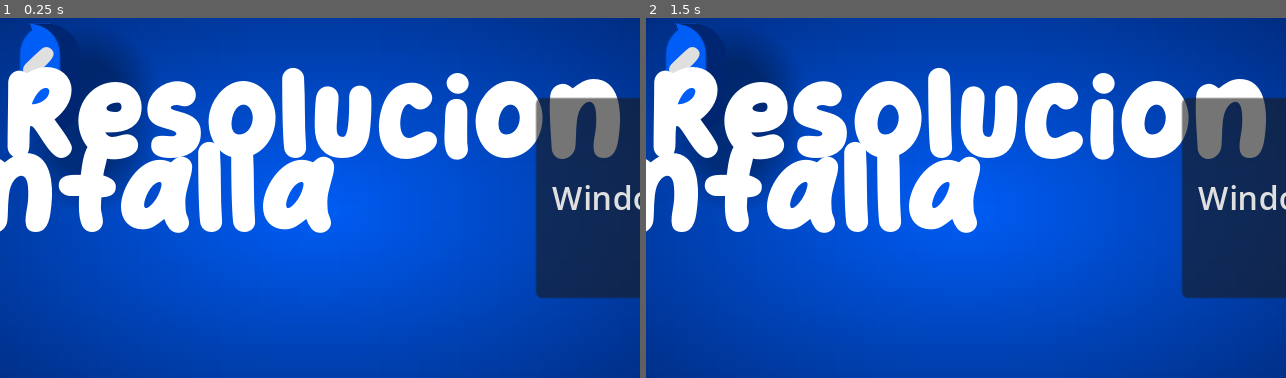
Above: before the commit, frames 1-2 (left to right).
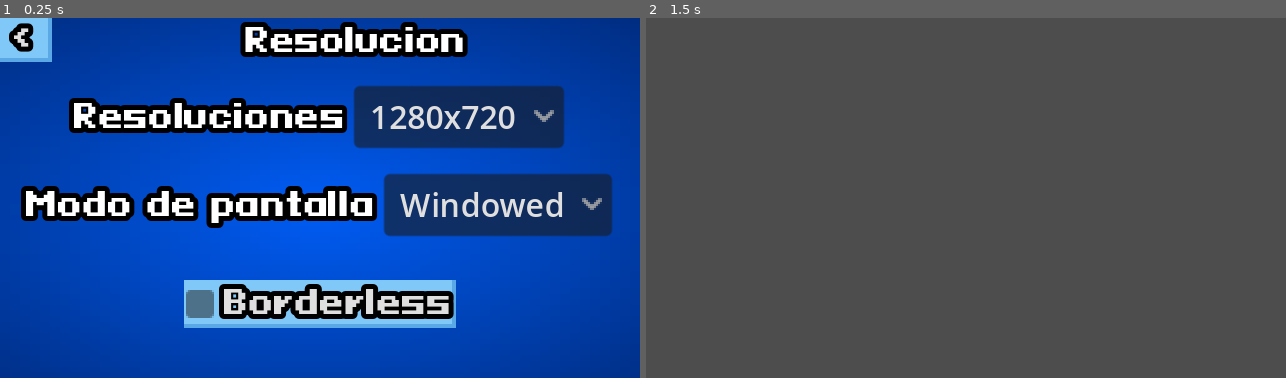
Above: after the commit, the same moments.

Repository: Alexoga9/Lame_Jam
Game: Godot game, scene res://Menu UI/Menu Principal/menu_principal.tscn
The game is run twice, just before and just after one commit, with the same random seed, the same clock (stepped at 60 frames per second) and the same inputs.
Inputs (mouse positions are in pixels of both pictures, inside the frame that each line leads up to):
- Up to frame 1 (0.25 s): no input
- Up to frame 2 (1.5 s): click "<" at 0.5 s; click (966, 57) at 1.25 s, where only the run before the commit has a clickable "Jugar"

The runs differ from the first frame. In frame 1, 47% of the frame differs, in the area x 0-100%, y 0-87%; in frame 2, 100%, in the area x 0-100%, y 0-100%.

Commit message:
Menu UI
Actualización de los controles de la UI

Diff:
--- a/Jugador/bubblemancer.tscn
+++ b/Jugador/bubblemancer.tscn
@@ -110,4 +110,4 @@
 unique_name_in_owner = true
 sprite_frames = SubResource("SpriteFrames_n2bdi")
 animation = &"Idle"
-frame_progress = 0.213507
+frame_progress = 0.844291
--- a/Menu UI/Menu Principal/Theme/theme_menu_principal.tres
+++ b/Menu UI/Menu Principal/Theme/theme_menu_principal.tres
@@ -1,50 +1,32 @@
 [gd_resource type="Theme" load_steps=6 format=3 uid="uid://buvxrjjcletgk"]
 
-[ext_resource type="FontFile" uid="uid://cqudklsn55or5" path="res://Menu UI/Menu Principal/Theme/Star Cartoon.otf" id="1_0jas5"]
+[ext_resource type="FontFile" uid="uid://yhoi0m6vfyms" path="res://Menu UI/Menu Principal/Theme/pixeloid.sans-bold.ttf" id="1_5ra5t"]
 
 [sub_resource type="StyleBoxEmpty" id="StyleBoxEmpty_kxtxy"]
 
-[sub_resource type="StyleBoxFlat" id="StyleBoxFlat_6uoj5"]
-bg_color = Color(0.269337, 0.524171, 0.999997, 1)
-border_width_right = 10
-border_width_bottom = 10
-border_color = Color(2.01187e-05, 0.323359, 0.869837, 1)
-corner_radius_top_left = 100
-corner_radius_top_right = 100
-corner_radius_bottom_right = 100
-corner_radius_bottom_left = 100
-shadow_color = Color(0, 0, 0, 0.337255)
-shadow_size = 20
-shadow_offset = Vector2(20, 20)
+[sub_resource type="StyleBoxFlat" id="StyleBoxFlat_oylaw"]
+bg_color = Color(2.77233e-05, 0.363568, 0.964426, 1)
+border_width_right = 2
+border_width_bottom = 2
+border_color = Color(4.13924e-06, 0.149936, 0.445933, 1)
 
 [sub_resource type="StyleBoxFlat" id="StyleBoxFlat_bpofa"]
-bg_color = Color(2.77233e-05, 0.363568, 0.964426, 1)
-border_width_right = 10
-border_width_bottom = 10
-border_color = Color(4.13924e-06, 0.149936, 0.445933, 1)
-corner_radius_top_left = 100
-corner_radius_top_right = 100
-corner_radius_bottom_right = 100
-corner_radius_bottom_left = 100
-shadow_color = Color(0, 0, 0, 0.337255)
-shadow_size = 20
-shadow_offset = Vector2(20, 20)
+bg_color = Color(0.498039, 0.784314, 0.972549, 1)
+border_width_right = 2
+border_width_bottom = 2
+border_color = Color(0.352941, 0.662745, 0.901961, 1)
 
 [sub_resource type="StyleBoxFlat" id="StyleBoxFlat_iyjf2"]
-bg_color = Color(1.02037e-05, 0.253312, 0.6959, 1)
-border_color = Color(2.20198e-06, 0.103525, 0.332491, 1)
-corner_radius_top_left = 100
-corner_radius_top_right = 100
-corner_radius_bottom_right = 100
-corner_radius_bottom_left = 100
-shadow_color = Color(0, 0, 0, 0.337255)
-shadow_size = 20
-shadow_offset = Vector2(20, 20)
+bg_color = Color(0.352941, 0.662745, 0.901961, 1)
 
 [resource]
-Button/fonts/font = ExtResource("1_0jas5")
+Button/constants/outline_size = 10
+Button/fonts/font = ExtResource("1_5ra5t")
 Button/styles/focus = SubResource("StyleBoxEmpty_kxtxy")
-Button/styles/hover = SubResource("StyleBoxFlat_6uoj5")
+Button/styles/hover = SubResource("StyleBoxFlat_oylaw")
 Button/styles/normal = SubResource("StyleBoxFlat_bpofa")
 Button/styles/pressed = SubResource("StyleBoxFlat_iyjf2")
-Label/fonts/font = ExtResource("1_0jas5")
+CheckBox/fonts/font = ExtResource("1_5ra5t")
+Label/colors/font_outline_color = Color(0, 0, 0, 1)
+Label/constants/outline_size = 10
+Label/fonts/font = ExtResource("1_5ra5t")
--- a/Menu UI/Menu Principal/menu_principal.tscn
+++ b/Menu UI/Menu Principal/menu_principal.tscn
@@ -26,6 +26,7 @@
 
 [node name="Menu Principal" type="Panel" parent="."]
 unique_name_in_owner = true
+visible = false
 layout_mode = 1
 anchors_preset = 15
 anchor_right = 1.0
@@ -35,51 +36,42 @@
 theme_override_styles/panel = SubResource("StyleBoxTexture_6ee3l")
 
 [node name="VBoxContainer" type="VBoxContainer" parent="Menu Principal"]
-custom_minimum_size = Vector2(500, 300)
 layout_mode = 1
 anchors_preset = 8
 anchor_left = 0.5
 anchor_top = 0.5
 anchor_right = 0.5
 anchor_bottom = 0.5
-offset_left = -250.0
-offset_top = -225.0
-offset_right = 250.0
-offset_bottom = 225.0
-grow_horizontal = 2
-grow_vertical = 2
-theme_override_constants/separation = 50
+offset_left = -57.5
+offset_top = -60.5
+offset_right = 57.5
+offset_bottom = 60.5
+grow_horizontal = 2
+grow_vertical = 2
 alignment = 1
 
 [node name="Menu" type="Label" parent="Menu Principal/VBoxContainer"]
 layout_mode = 2
 theme = ExtResource("1_rye18")
-theme_override_font_sizes/font_size = 100
 text = "Menu Principal"
 horizontal_alignment = 1
 vertical_alignment = 1
 
 [node name="Jugar" type="Button" parent="Menu Principal/VBoxContainer"]
-custom_minimum_size = Vector2(0, 150)
-layout_mode = 2
-theme = ExtResource("1_rye18")
-theme_override_font_sizes/font_size = 40
+layout_mode = 2
+theme = ExtResource("1_rye18")
 text = "Jugar"
 metadata/_edit_use_anchors_ = true
 
 [node name="Opciones" type="Button" parent="Menu Principal/VBoxContainer"]
-custom_minimum_size = Vector2(0, 100)
-layout_mode = 2
-theme = ExtResource("1_rye18")
-theme_override_font_sizes/font_size = 40
+layout_mode = 2
+theme = ExtResource("1_rye18")
 text = "Opciones"
 metadata/_edit_use_anchors_ = true
 
 [node name="Salir" type="Button" parent="Menu Principal/VBoxContainer"]
-custom_minimum_size = Vector2(0, 100)
-layout_mode = 2
-theme = ExtResource("1_rye18")
-theme_override_font_sizes/font_size = 40
+layout_mode = 2
+theme = ExtResource("1_rye18")
 text = "Salir"
 metadata/_edit_use_anchors_ = true
 
@@ -95,74 +87,47 @@
 grow_vertical = 2
 theme_override_styles/panel = SubResource("StyleBoxTexture_6ee3l")
 
-[node name="Atras" type="Button" parent="Opciones"]
-layout_mode = 1
-anchors_preset = -1
-anchor_left = 0.043
-anchor_top = 0.108
-anchor_right = 0.113
-anchor_bottom = 0.231
-offset_left = 0.464043
-offset_top = 0.0159988
-offset_right = -0.175964
-offset_bottom = 0.312012
-grow_horizontal = 2
-grow_vertical = 2
-theme = ExtResource("1_rye18")
-theme_override_font_sizes/font_size = 40
-text = "<"
-metadata/_edit_use_anchors_ = true
-
-[node name="Opciones" type="Label" parent="Opciones"]
-layout_mode = 1
-anchors_preset = -1
-anchor_left = 0.243056
-anchor_top = 0.108025
-anchor_right = 0.741549
-anchor_bottom = 0.276543
-offset_right = -0.264099
-offset_bottom = -0.200012
-grow_horizontal = 2
-theme = ExtResource("1_rye18")
-theme_override_font_sizes/font_size = 60
-text = "Opciones"
-horizontal_alignment = 1
-vertical_alignment = 1
-metadata/_edit_use_anchors_ = true
-
-[node name="Resolucion" type="Button" parent="Opciones"]
-layout_mode = 1
-anchors_preset = -1
-anchor_left = 0.0624962
-anchor_top = 0.308253
-anchor_right = 0.28
-anchor_bottom = 0.432
-offset_left = -1.99562
-offset_top = 0.25206
-offset_right = -0.559998
-offset_bottom = 0.0639954
-grow_horizontal = 2
-grow_vertical = 2
-theme = ExtResource("1_rye18")
-theme_override_font_sizes/font_size = 40
-text = "Resolucion"
-metadata/_edit_use_anchors_ = true
-
-[node name="Sonido" type="Button" parent="Opciones"]
-layout_mode = 1
-anchors_preset = -1
-anchor_left = 0.0624962
-anchor_top = 0.54
-anchor_right = 0.243
-anchor_bottom = 0.664
-offset_left = -1.99562
-offset_top = 0.0799866
-offset_right = 0.0639954
-offset_bottom = -0.272034
-grow_horizontal = 2
-grow_vertical = 2
-theme = ExtResource("1_rye18")
-theme_override_font_sizes/font_size = 40
+[node name="VBoxContainer2" type="VBoxContainer" parent="Opciones"]
+layout_mode = 1
+anchors_preset = 15
+anchor_right = 1.0
+anchor_bottom = 1.0
+grow_horizontal = 2
+grow_vertical = 2
+
+[node name="HBoxContainer" type="HBoxContainer" parent="Opciones/VBoxContainer2"]
+layout_mode = 2
+size_flags_horizontal = 0
+size_flags_vertical = 4
+
+[node name="Atras" type="Button" parent="Opciones/VBoxContainer2/HBoxContainer"]
+layout_mode = 2
+theme = ExtResource("1_rye18")
+text = " < "
+metadata/_edit_use_anchors_ = true
+
+[node name="Opciones" type="Label" parent="Opciones/VBoxContainer2/HBoxContainer"]
+layout_mode = 2
+size_flags_horizontal = 4
+theme = ExtResource("1_rye18")
+text = "            Opciones"
+metadata/_edit_use_anchors_ = true
+
+[node name="VBoxContainer" type="VBoxContainer" parent="Opciones/VBoxContainer2"]
+layout_mode = 2
+size_flags_horizontal = 4
+size_flags_vertical = 6
+
+[node name="Resolucion" type="Button" parent="Opciones/VBoxContainer2/VBoxContainer"]
+layout_mode = 2
+size_flags_vertical = 4
+theme = ExtResource("1_rye18")
+text = "  Resolucion "
+metadata/_edit_use_anchors_ = true
+
+[node name="Sonido" type="Button" parent="Opciones/VBoxContainer2/VBoxContainer"]
+layout_mode = 2
+theme = ExtResource("1_rye18")
 text = "Sonido"
 metadata/_edit_use_anchors_ = true
 
@@ -178,77 +143,52 @@
 grow_vertical = 2
 theme_override_styles/panel = SubResource("StyleBoxTexture_6ee3l")
 
-[node name="AtrasSonido" type="Button" parent="Sonido"]
-layout_mode = 1
-anchors_preset = -1
-anchor_left = 0.043
-anchor_top = 0.108
-anchor_right = 0.113
-anchor_bottom = 0.231
-offset_left = 0.464043
-offset_top = 0.0159988
-offset_right = -0.175964
-offset_bottom = 0.312012
-grow_horizontal = 2
-grow_vertical = 2
-theme = ExtResource("1_rye18")
-theme_override_font_sizes/font_size = 40
-text = "<"
-metadata/_edit_use_anchors_ = true
-
-[node name="Sonido" type="Label" parent="Sonido"]
-layout_mode = 1
-anchors_preset = -1
-anchor_left = 0.243056
-anchor_top = 0.108025
-anchor_right = 0.741549
-anchor_bottom = 0.276543
-offset_right = -0.264099
-offset_bottom = -0.200012
-grow_horizontal = 2
-theme = ExtResource("1_rye18")
-theme_override_font_sizes/font_size = 60
-text = "Sonido"
-horizontal_alignment = 1
-vertical_alignment = 1
-metadata/_edit_use_anchors_ = true
-
-[node name="MarginContainer" type="MarginContainer" parent="Sonido"]
-custom_minimum_size = Vector2(0, 50)
-layout_mode = 1
-anchors_preset = 14
-anchor_top = 0.5
-anchor_right = 1.0
-anchor_bottom = 0.5
-offset_left = 481.0
-offset_top = -68.0
-offset_right = -504.0
-offset_bottom = 25.0
-grow_horizontal = 2
-grow_vertical = 2
-
-[node name="HBoxContainer" type="HBoxContainer" parent="Sonido/MarginContainer"]
-custom_minimum_size = Vector2(200, 100)
-layout_mode = 2
-theme_override_constants/separation = 100
-
-[node name="Opciones" type="Label" parent="Sonido/MarginContainer/HBoxContainer"]
-layout_mode = 2
-theme = ExtResource("1_rye18")
-theme_override_font_sizes/font_size = 60
+[node name="VBoxContainer" type="VBoxContainer" parent="Sonido"]
+layout_mode = 1
+anchors_preset = 15
+anchor_right = 1.0
+anchor_bottom = 1.0
+grow_horizontal = 2
+grow_vertical = 2
+
+[node name="HBoxContainer2" type="HBoxContainer" parent="Sonido/VBoxContainer"]
+layout_mode = 2
+
+[node name="AtrasSonido" type="Button" parent="Sonido/VBoxContainer/HBoxContainer2"]
+layout_mode = 2
+theme = ExtResource("1_rye18")
+text = " < "
+metadata/_edit_use_anchors_ = true
+
+[node name="Sonido" type="Label" parent="Sonido/VBoxContainer/HBoxContainer2"]
+layout_mode = 2
+theme = ExtResource("1_rye18")
+text = "              Sonido"
+horizontal_alignment = 2
+metadata/_edit_use_anchors_ = true
+
+[node name="HBoxContainer" type="HBoxContainer" parent="Sonido/VBoxContainer"]
+layout_mode = 2
+size_flags_horizontal = 4
+size_flags_vertical = 6
+theme_override_constants/separation = 50
+
+[node name="Opciones" type="Label" parent="Sonido/VBoxContainer/HBoxContainer"]
+layout_mode = 2
+theme = ExtResource("1_rye18")
 text = "Volumen"
 horizontal_alignment = 1
 vertical_alignment = 1
 metadata/_edit_use_anchors_ = true
 
-[node name="Volumen" type="HSlider" parent="Sonido/MarginContainer/HBoxContainer"]
-custom_minimum_size = Vector2(600, 0)
+[node name="Volumen" type="HSlider" parent="Sonido/VBoxContainer/HBoxContainer"]
+custom_minimum_size = Vector2(100, 0)
 layout_mode = 2
 size_flags_vertical = 1
 min_value = -80.0
 max_value = 6.0
 
-[node name="AudioStreamPlayer" type="AudioStreamPlayer" parent="Sonido/MarginContainer/HBoxContainer/Volumen"]
+[node name="AudioStreamPlayer" type="AudioStreamPlayer" parent="Sonido/VBoxContainer/HBoxContainer/Volumen"]
 stream = ExtResource("3_uitcx")
 autoplay = true
 parameters/looping = false
@@ -264,76 +204,46 @@
 grow_vertical = 2
 theme_override_styles/panel = SubResource("StyleBoxTexture_6ee3l")
 
-[node name="AtrasResolucion" type="Button" parent="Resolucion"]
-layout_mode = 1
-anchors_preset = -1
-anchor_left = 0.043
-anchor_top = 0.108
-anchor_right = 0.113
-anchor_bottom = 0.231
-offset_left = 0.464043
-offset_top = 0.0159988
-offset_right = -0.175964
-offset_bottom = 0.312012
-grow_horizontal = 2
-grow_vertical = 2
-theme = ExtResource("1_rye18")
-theme_override_font_sizes/font_size = 40
-text = "<"
-metadata/_edit_use_anchors_ = true
-
-[node name="Resolicion" type="Label" parent="Resolucion"]
-layout_mode = 1
-anchors_preset = -1
-anchor_left = 0.243056
-anchor_top = 0.108025
-anchor_right = 0.741549
-anchor_bottom = 0.276543
-offset_right = -0.264099
-offset_bottom = -0.200012
-grow_horizontal = 2
-theme = ExtResource("1_rye18")
-theme_override_font_sizes/font_size = 60
-text = "Resolucion"
-horizontal_alignment = 1
-vertical_alignment = 1
-metadata/_edit_use_anchors_ = true
-
-[node name="MarginContainer" type="MarginContainer" parent="Resolucion"]
-custom_minimum_size = Vector2(0, 50)
-layout_mode = 1
-anchors_preset = 8
-anchor_left = 0.5
-anchor_top = 0.5
-anchor_right = 0.5
-anchor_bottom = 0.5
-offset_left = -437.5
-offset_top = -125.0
-offset_right = 437.5
-offset_bottom = 125.0
-grow_horizontal = 2
-grow_vertical = 2
-
-[node name="VBoxContainer" type="VBoxContainer" parent="Resolucion/MarginContainer"]
-layout_mode = 2
-theme_override_constants/separation = 50
-
-[node name="HBoxContainer" type="HBoxContainer" parent="Resolucion/MarginContainer/VBoxContainer"]
-custom_minimum_size = Vector2(200, 100)
-layout_mode = 2
-theme_override_constants/separation = 100
-
-[node name="Resoluciones2" type="Label" parent="Resolucion/MarginContainer/VBoxContainer/HBoxContainer"]
-layout_mode = 2
-theme = ExtResource("1_rye18")
-theme_override_font_sizes/font_size = 60
+[node name="VBoxContainer" type="VBoxContainer" parent="Resolucion"]
+layout_mode = 1
+anchors_preset = 15
+anchor_right = 1.0
+anchor_bottom = 1.0
+grow_horizontal = 2
+grow_vertical = 2
+
+[node name="HBoxContainer4" type="HBoxContainer" parent="Resolucion/VBoxContainer"]
+layout_mode = 2
+size_flags_vertical = 4
+
+[node name="AtrasResolucion" type="Button" parent="Resolucion/VBoxContainer/HBoxContainer4"]
+layout_mode = 2
+theme = ExtResource("1_rye18")
+text = " < "
+metadata/_edit_use_anchors_ = true
+
+[node name="Resolicion" type="Label" parent="Resolucion/VBoxContainer/HBoxContainer4"]
+layout_mode = 2
+theme = ExtResource("1_rye18")
+text = "             Resolucion"
+horizontal_alignment = 1
+vertical_alignment = 1
+metadata/_edit_use_anchors_ = true
+
+[node name="HBoxContainer" type="HBoxContainer" parent="Resolucion/VBoxContainer"]
+layout_mode = 2
+size_flags_horizontal = 4
+size_flags_vertical = 6
+
+[node name="Resoluciones2" type="Label" parent="Resolucion/VBoxContainer/HBoxContainer"]
+layout_mode = 2
+theme = ExtResource("1_rye18")
 text = "Resoluciones"
 horizontal_alignment = 1
 vertical_alignment = 1
 metadata/_edit_use_anchors_ = true
 
-[node name="Resoluciones" type="OptionButton" parent="Resolucion/MarginContainer/VBoxContainer/HBoxContainer"]
-custom_minimum_size = Vector2(400, 0)
+[node name="Resoluciones" type="OptionButton" parent="Resolucion/VBoxContainer/HBoxContainer"]
 layout_mode = 2
 selected = 2
 fit_to_longest_item = false
@@ -344,22 +254,20 @@
 popup/item_2/text = "1280x720"
 popup/item_2/id = 2
 
-[node name="HBoxContainer2" type="HBoxContainer" parent="Resolucion/MarginContainer/VBoxContainer"]
-custom_minimum_size = Vector2(200, 100)
-layout_mode = 2
-theme_override_constants/separation = 100
-
-[node name="Modo de pantalla" type="Label" parent="Resolucion/MarginContainer/VBoxContainer/HBoxContainer2"]
-layout_mode = 2
-theme = ExtResource("1_rye18")
-theme_override_font_sizes/font_size = 60
+[node name="HBoxContainer2" type="HBoxContainer" parent="Resolucion/VBoxContainer"]
+layout_mode = 2
+size_flags_horizontal = 4
+size_flags_vertical = 2
+
+[node name="Modo de pantalla" type="Label" parent="Resolucion/VBoxContainer/HBoxContainer2"]
+layout_mode = 2
+theme = ExtResource("1_rye18")
 text = "Modo de pantalla"
 horizontal_alignment = 1
 vertical_alignment = 1
 metadata/_edit_use_anchors_ = true
 
-[node name="Modo de pantalla elegir" type="OptionButton" parent="Resolucion/MarginContainer/VBoxContainer/HBoxContainer2"]
-custom_minimum_size = Vector2(400, 0)
+[node name="Modo de pantalla elegir" type="OptionButton" parent="Resolucion/VBoxContainer/HBoxContainer2"]
 layout_mode = 2
 selected = 0
 fit_to_longest_item = false
@@ -370,33 +278,25 @@
 popup/item_2/text = "Fullscreen"
 popup/item_2/id = 2
 
-[node name="HBoxContainer3" type="HBoxContainer" parent="Resolucion/MarginContainer/VBoxContainer"]
-custom_minimum_size = Vector2(200, 100)
-layout_mode = 2
-theme_override_constants/separation = 100
-
-[node name="Borderless" type="Label" parent="Resolucion/MarginContainer/VBoxContainer/HBoxContainer3"]
-layout_mode = 2
-theme = ExtResource("1_rye18")
-theme_override_font_sizes/font_size = 60
+[node name="HBoxContainer3" type="HBoxContainer" parent="Resolucion/VBoxContainer"]
+layout_mode = 2
+size_flags_horizontal = 4
+size_flags_vertical = 2
+
+[node name="Borderless elegir" type="CheckBox" parent="Resolucion/VBoxContainer/HBoxContainer3"]
+layout_mode = 2
+theme = ExtResource("1_rye18")
 text = "Borderless"
-horizontal_alignment = 1
-vertical_alignment = 1
-metadata/_edit_use_anchors_ = true
-
-[node name="Borderless elegir" type="CheckBox" parent="Resolucion/MarginContainer/VBoxContainer/HBoxContainer3"]
-custom_minimum_size = Vector2(100, 0)
-layout_mode = 2
 
 [connection signal="pressed" from="Menu Principal/VBoxContainer/Jugar" to="." method="_on_jugar_pressed"]
 [connection signal="pressed" from="Menu Principal/VBoxContainer/Opciones" to="." method="_on_opciones_pressed"]
 [connection signal="pressed" from="Menu Principal/VBoxContainer/Salir" to="." method="_on_salir_pressed"]
-[connection signal="pressed" from="Opciones/Atras" to="." method="_on_atras_pressed"]
-[connection signal="pressed" from="Opciones/Resolucion" to="." method="_on_resolucion_pressed"]
-[connection signal="pressed" from="Opciones/Sonido" to="." method="_on_sonido_pressed"]
-[connection signal="pressed" from="Sonido/AtrasSonido" to="." method="_on_atras_sonido_pressed"]
-[connection signal="value_changed" from="Sonido/MarginContainer/HBoxContainer/Volumen" to="." method="_on_volumen_value_changed"]
-[connection signal="pressed" from="Resolucion/AtrasResolucion" to="." method="_on_atras_resolucion_pressed"]
-[connection signal="item_selected" from="Resolucion/MarginContainer/VBoxContainer/HBoxContainer/Resoluciones" to="." method="_on_resoluciones_item_selected"]
-[connection signal="item_selected" from="Resolucion/MarginContainer/VBoxContainer/HBoxContainer2/Modo de pantalla elegir" to="." method="_on_modo_de_pantalla_elegir_item_selected"]
-[connection signal="toggled" from="Resolucion/MarginContainer/VBoxContainer/HBoxContainer3/Borderless elegir" to="." method="_on_borderless_elegir_toggled"]
+[connection signal="pressed" from="Opciones/VBoxContainer2/HBoxContainer/Atras" to="." method="_on_atras_pressed"]
+[connection signal="pressed" from="Opciones/VBoxContainer2/VBoxContainer/Resolucion" to="." method="_on_resolucion_pressed"]
+[connection signal="pressed" from="Opciones/VBoxContainer2/VBoxContainer/Sonido" to="." method="_on_sonido_pressed"]
+[connection signal="pressed" from="Sonido/VBoxContainer/HBoxContainer2/AtrasSonido" to="." method="_on_atras_sonido_pressed"]
+[connection signal="value_changed" from="Sonido/VBoxContainer/HBoxContainer/Volumen" to="." method="_on_volumen_value_changed"]
+[connection signal="pressed" from="Resolucion/VBoxContainer/HBoxContainer4/AtrasResolucion" to="." method="_on_atras_resolucion_pressed"]
+[connection signal="item_selected" from="Resolucion/VBoxContainer/HBoxContainer/Resoluciones" to="." method="_on_resoluciones_item_selected"]
+[connection signal="item_selected" from="Resolucion/VBoxContainer/HBoxContainer2/Modo de pantalla elegir" to="." method="_on_modo_de_pantalla_elegir_item_selected"]
+[connection signal="toggled" from="Resolucion/VBoxContainer/HBoxContainer3/Borderless elegir" to="." method="_on_borderless_elegir_toggled"]
--- a/Menu UI/Mundo/background.tscn
+++ /dev/null
@@ -1,20 +0,0 @@
-[gd_scene load_steps=4 format=3 uid="uid://c8o16poetryug"]
-
-[sub_resource type="Gradient" id="Gradient_m1wn6"]
-colors = PackedColorArray(0, 0.211261, 0.357668, 1, 0, 0.520285, 0.848484, 1)
-
-[sub_resource type="GradientTexture2D" id="GradientTexture2D_87jvl"]
-gradient = SubResource("Gradient_m1wn6")
-fill_to = Vector2(0, 1)
-
-[sub_resource type="StyleBoxTexture" id="StyleBoxTexture_3tckn"]
-texture = SubResource("GradientTexture2D_87jvl")
-
-[node name="Background" type="Panel"]
-anchors_preset = 15
-anchor_right = 1.0
-anchor_bottom = 1.0
-grow_horizontal = 2
-grow_vertical = 2
-theme_override_styles/panel = SubResource("StyleBoxTexture_3tckn")
-metadata/_edit_use_anchors_ = true
--- a/Menu UI/Mundo/character_body_2d.tscn
+++ /dev/null
@@ -1,39 +0,0 @@
-[gd_scene load_steps=4 format=3 uid="uid://d3ahuxaa5sv2u"]
-
-[ext_resource type="Texture2D" uid="uid://botn8c71j63iu" path="res://icon.svg" id="1_i36qg"]
-
-[sub_resource type="GDScript" id="GDScript_oorf7"]
-script/source = "extends CharacterBody2D
-
-
-const SPEED = 300.0
-const JUMP_VELOCITY = -400.0
-
-
-func _physics_process(delta):
-	# Add the gravity.
-
-
-
-	# Get the input direction and handle the movement/deceleration.
-	# As good practice, you should replace UI actions with custom gameplay actions.
-	var direction = Input.get_axis(\"ui_left\", \"ui_right\")
-
-	if direction:
-		velocity.x = direction * SPEED
-	else:
-		velocity.x = move_toward(velocity.x, 0, SPEED)
-
-	move_and_slide()
-"
-
-[sub_resource type="CircleShape2D" id="CircleShape2D_m5yi0"]
-
-[node name="CharacterBody2D" type="CharacterBody2D"]
-script = SubResource("GDScript_oorf7")
-
-[node name="CollisionShape2D" type="CollisionShape2D" parent="."]
-shape = SubResource("CircleShape2D_m5yi0")
-
-[node name="Sprite2D" type="Sprite2D" parent="."]
-texture = ExtResource("1_i36qg")
--- a/Menu UI/Mundo/mundo.tscn
+++ /dev/null
@@ -1,14 +0,0 @@
-[gd_scene load_steps=3 format=3 uid="uid://du1p5d2lshdoj"]
-
-[ext_resource type="PackedScene" uid="uid://c8o16poetryug" path="res://Menu UI/Mundo/background.tscn" id="1_6aaty"]
-[ext_resource type="PackedScene" uid="uid://d3ahuxaa5sv2u" path="res://Menu UI/Mundo/character_body_2d.tscn" id="2_paynu"]
-
-[node name="Mundo" type="Node"]
-
-[node name="Camera2D" type="Camera2D" parent="."]
-anchor_mode = 0
-
-[node name="Background" parent="." instance=ExtResource("1_6aaty")]
-
-[node name="CharacterBody2D" parent="." instance=ExtResource("2_paynu")]
-position = Vector2(292, 209)
--- a/Menu UI/Pausa/pausa.tscn
+++ b/Menu UI/Pausa/pausa.tscn
@@ -1,6 +1,7 @@
-[gd_scene load_steps=2 format=3 uid="uid://drieqv0q3qej6"]
+[gd_scene load_steps=3 format=3 uid="uid://drieqv0q3qej6"]
 
 [ext_resource type="Script" path="res://Menu UI/Pausa/MenuPausa.gd" id="1_068xl"]
+[ext_resource type="Theme" uid="uid://buvxrjjcletgk" path="res://Menu UI/Menu Principal/Theme/theme_menu_principal.tres" id="2_wnb8o"]
 
 [node name="Pausa" type="ColorRect"]
 anchors_preset = 15
@@ -24,5 +25,5 @@
 offset_bottom = 11.5
 grow_horizontal = 2
 grow_vertical = 2
-theme_override_font_sizes/font_size = 100
+theme = ExtResource("2_wnb8o")
 text = "Pausa"
--- a/Menu UI/personaje.gd
+++ /dev/null
@@ -1 +0,0 @@
-extends CharacterBody2D
Binary file removed: Menu UI/Menu Principal/Theme/Star Cartoon.otf
Binary file added: Menu UI/Menu Principal/Theme/pixeloid.sans-bold.ttf
Not shown, changed: Menu UI/Menu Principal/Theme/pixeloid.sans-bold.ttf.import
